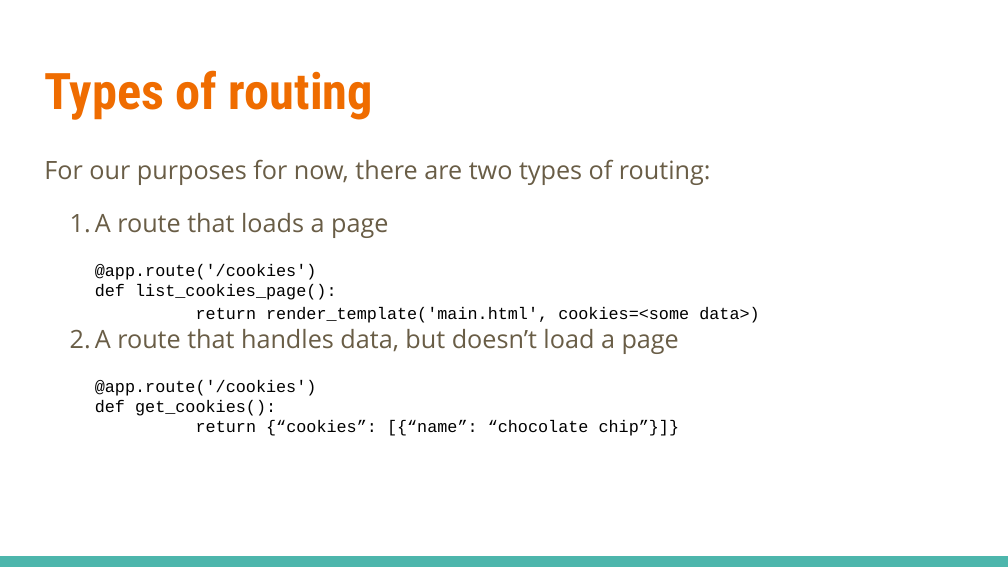
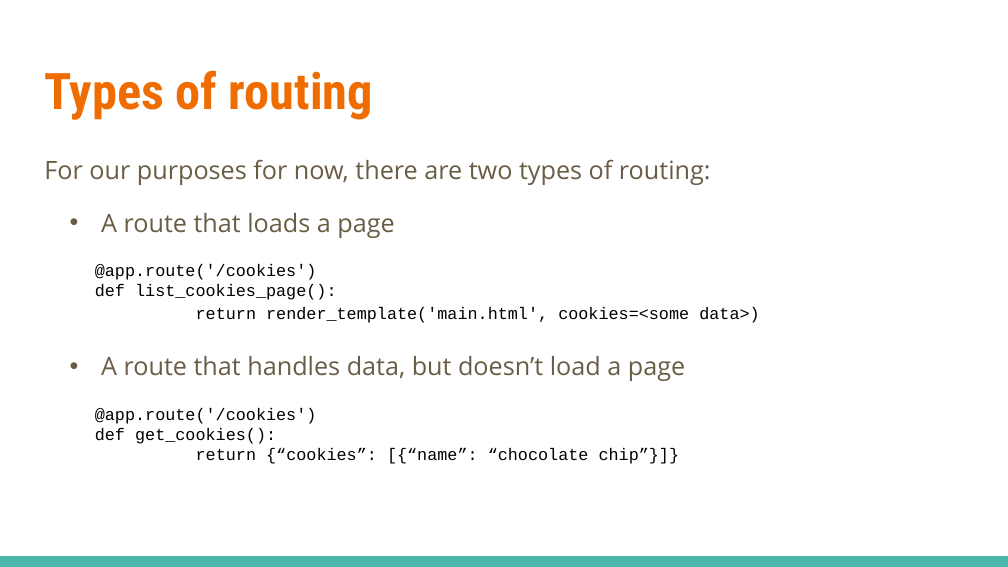
Before and after one commit to linkedin/high-school-trainee, a slide deck: slide 3 of Week_4/Lectures/4.3_Flask_Part_2.pptx. Drawn at 1008x567 pixels with LibreOffice and Linux fonts; fonts in the diff are those of the drawing. Boxes give left, top, right and bottom in pixels: in the first picture for what was removed or moved away, otherwise in the second. Text is boxed around its words. In the diff, an @@ line names an element or a change of style, - is before the commit and + after.

```diff
--- a/Week_4/Lectures/4.3_Flask_Part_2.pptx
+++ b/Week_4/Lectures/4.3_Flask_Part_2.pptx
@@ text at bbox=[101, 213, 685, 381]: bullet 1. to •; line spacing 1 to 1.15 @@
```
Also in this commit, not shown: 4 other slides changed, 15 other files.
